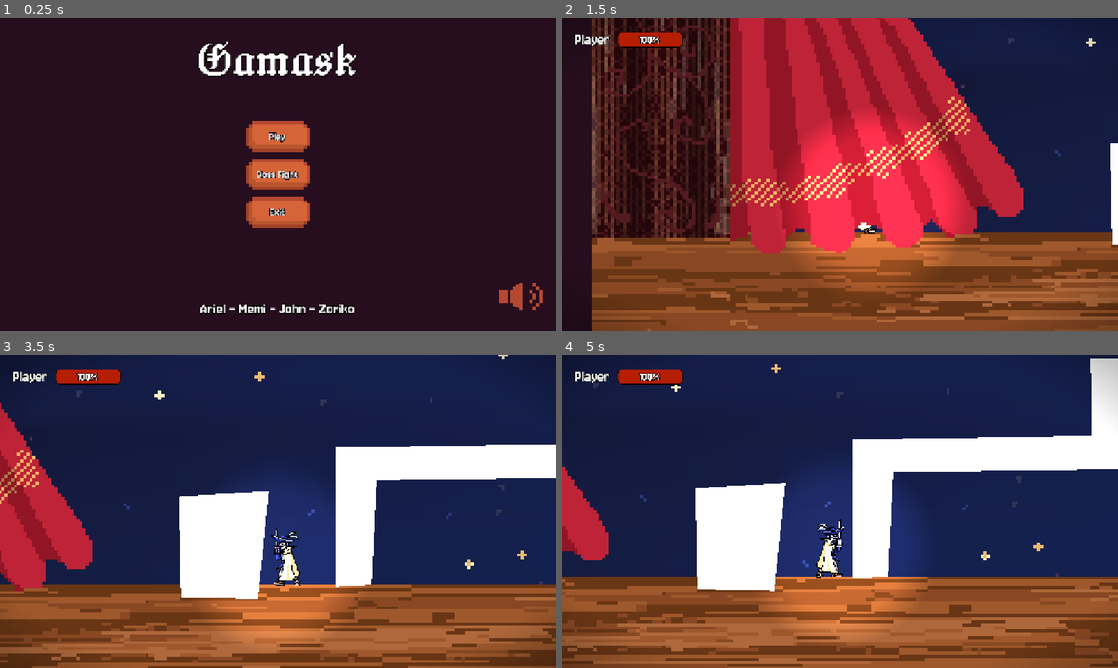
Above: before the commit, frames 1-4 (two rows, left to right).
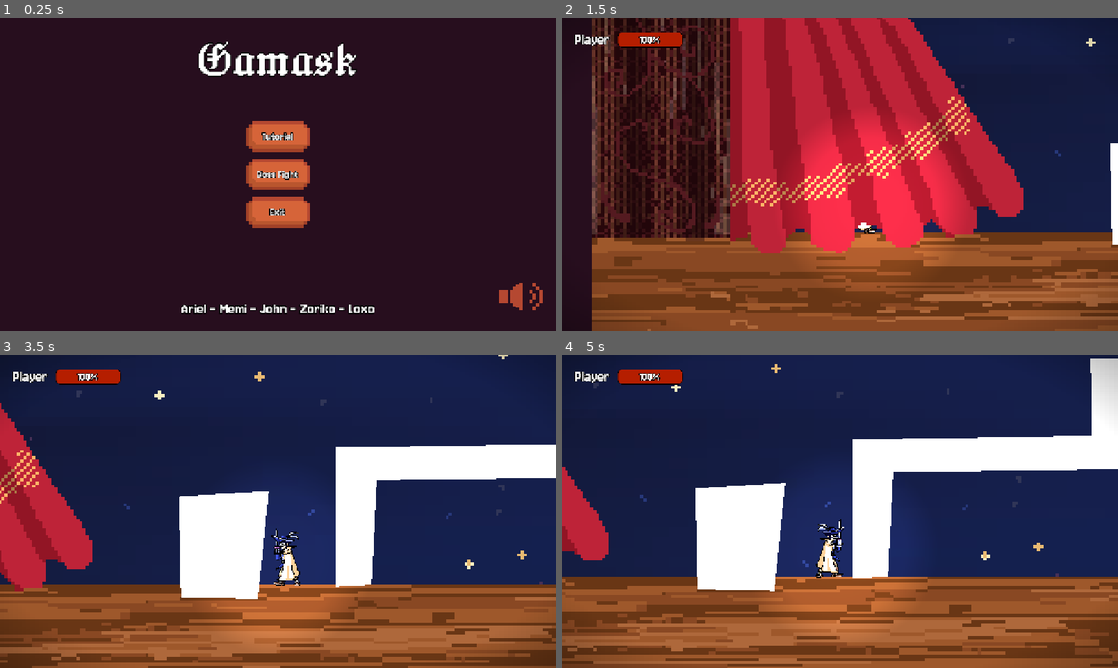
Above: after the commit, the same moments.

Repository: Jeremy-81/GamaBanda
Game: Godot game, scene res://scenes/menu/menu.tscn
Two runs of this game, one before a commit and one after it. Both use one fixed random seed, a clock stepped at 60 frames per second and the inputs below.
Inputs (mouse positions are in pixels of both pictures, inside the frame that each line leads up to):
- Up to frame 1 (0.25 s): no input
- Up to frame 2 (1.5 s): click "Play" (after the commit: "Tutorial") at 0.5 s; move the mouse to (962, 158) at 1.27 s; press the mouse at (962, 158) at 1.28 s; hold D (go_right) from 1.28 s (still down)
- Up to frame 3 (3.5 s): tap Space (jump) at 1.52, 2.27 s; move the mouse to (166, 527) at 2.02 s; release the mouse at (166, 527) at 2.03 s; click (166, 527) at 2.1 s; move the mouse to (333, 442) at 2.77 s; release D (go_right) at 2.78 s; press the mouse at (333, 442) at 2.78 s; hold A (go_left) from 2.78 s (still down); tap Shift (dash) at 2.85 s
- Up to frame 4 (5 s): move the mouse to (812, 574) at 3.52 s; release A (go_left) at 3.53 s; release the mouse at (812, 574) at 3.53 s; hold D (go_right) from 3.53 s (still down); click (812, 574) at 3.6 s; tap Space (jump) at 3.77, 4.52 s; move the mouse to (1006, 558) at 4.27 s; press the mouse at (1006, 558) at 4.28 s

The runs differ from the first frame. In frame 1, 0.9% of the frame differs, in the area x 32-68%, y 36-95%; in frame 2, 0.4%; in frame 3, 0.4%; in frame 4, 0.4%.

Commit message:
Boss fight 2.0

Diff:
--- a/scenes/boss_attacks/homing_attack/homing_attack.tscn
+++ b/scenes/boss_attacks/homing_attack/homing_attack.tscn
@@ -88,9 +88,9 @@
 
 [node name="HomingAttack" type="AnimatableBody2D" unique_id=1234559325]
 script = ExtResource("1_tih41")
-damage = 5.0
+damage = 7.0
 speed = 330.0
-lifetime = 5.0
+lifetime = 3.5
 label_attack = "Weeeeeeeea"
 
 [node name="Label" type="Label" parent="." unique_id=2082191566]
--- a/scenes/boss_fight.tscn
+++ b/scenes/boss_fight.tscn
@@ -7,10 +7,119 @@
 [ext_resource type="PackedScene" uid="uid://bobfy0d4m1l1k" path="res://scenes/base_map/base_map.tscn" id="5_67f06"]
 [ext_resource type="Texture2D" uid="uid://cboed4su4o3y4" path="res://assets/level/cloud.png" id="6_31neg"]
 
+[sub_resource type="RectangleShape2D" id="RectangleShape2D_x4w2v"]
+size = Vector2(100, 30)
+
+[sub_resource type="Gradient" id="Gradient_adyqv"]
+offsets = PackedFloat32Array(0.3253012, 0.6686747, 1)
+colors = PackedColorArray(1, 1, 1, 1, 1, 1, 1, 0.88659793, 1, 1, 1, 0)
+
+[sub_resource type="GradientTexture2D" id="GradientTexture2D_ewvlg"]
+gradient = SubResource("Gradient_adyqv")
+fill = 1
+fill_from = Vector2(0.5, 0.5)
+fill_to = Vector2(1, 0.5)
+
+[sub_resource type="Animation" id="Animation_31neg"]
+resource_name = "Boss_movement_attack"
+length = 60.0
+loop_mode = 1
+tracks/0/type = "value"
+tracks/0/imported = false
+tracks/0/enabled = true
+tracks/0/path = NodePath("Boss:position")
+tracks/0/interp = 1
+tracks/0/loop_wrap = true
+tracks/0/keys = {
+"times": PackedFloat32Array(0, 3.0666666, 5.1, 8, 10.033334, 13.033334, 16, 18.133333, 21.033333, 23.133333, 26.233334, 30.2, 32.133335, 34.966667, 37.1, 40.1, 46.066666, 48.266666, 51.166668, 53.1, 57.966667),
+"transitions": PackedFloat32Array(1, 1, 1, 1, 1, 1, 1, 1, 1, 1, 1, 1, 1, 1, 1, 1, 1, 1, 1, 1, 1),
+"update": 0,
+"values": [Vector2(4, 290), Vector2(1129, 164), Vector2(-7, -166), Vector2(-7, -166), Vector2(-1543, 45), Vector2(-454, 528), Vector2(799, 479), Vector2(-8, -162), Vector2(-8, -162), Vector2(717, 547), Vector2(1351, 45), Vector2(-1341, 385), Vector2(-8, -126), Vector2(-8, -126), Vector2(-18, 440), Vector2(-1271, 497), Vector2(1251, 505), Vector2(-14, -190), Vector2(-14, -190), Vector2(-952, 220), Vector2(1067, 223)]
+}
+tracks/1/type = "method"
+tracks/1/imported = false
+tracks/1/enabled = true
+tracks/1/path = NodePath("Boss")
+tracks/1/interp = 1
+tracks/1/loop_wrap = true
+tracks/1/keys = {
+"times": PackedFloat32Array(5.466666, 6.133333, 7.133333, 18.733334, 19.266666, 19.933332, 20.3, 32.433334, 32.966667, 33.666668, 34.433334, 48.4, 48.966667, 49.533333, 50.233334, 50.666668),
+"transitions": PackedFloat32Array(1, 1, 1, 1, 1, 1, 1, 1, 1, 1, 1, 1, 1, 1, 1, 1),
+"values": [{
+"args": [],
+"method": &"attack"
+}, {
+"args": [],
+"method": &"attack"
+}, {
+"args": [],
+"method": &"attack"
+}, {
+"args": [],
+"method": &"attack"
+}, {
+"args": [],
+"method": &"attack"
+}, {
+"args": [],
+"method": &"attack"
+}, {
+"args": [],
+"method": &"attack"
+}, {
+"args": [],
+"method": &"attack"
+}, {
+"args": [],
+"method": &"attack"
+}, {
+"args": [],
+"method": &"attack"
+}, {
+"args": [],
+"method": &"attack"
+}, {
+"args": [],
+"method": &"attack"
+}, {
+"args": [],
+"method": &"attack"
+}, {
+"args": [],
+"method": &"attack"
+}, {
+"args": [],
+"method": &"attack"
+}, {
+"args": [],
+"method": &"attack"
+}]
+}
+
+[sub_resource type="Animation" id="Animation_x4w2v"]
+length = 0.001
+tracks/0/type = "value"
+tracks/0/imported = false
+tracks/0/enabled = true
+tracks/0/path = NodePath("Boss:position")
+tracks/0/interp = 1
+tracks/0/loop_wrap = true
+tracks/0/keys = {
+"times": PackedFloat32Array(0),
+"transitions": PackedFloat32Array(1),
+"update": 0,
+"values": [Vector2(4, 290)]
+}
+
+[sub_resource type="AnimationLibrary" id="AnimationLibrary_x4w2v"]
+_data = {
+&"Boss_movement_attack": SubResource("Animation_31neg"),
+&"RESET": SubResource("Animation_x4w2v")
+}
+
 [sub_resource type="Animation" id="Animation_85w88"]
 resource_name = "new_animation"
 length = 50.133335
-loop_mode = 1
 tracks/0/type = "value"
 tracks/0/imported = false
 tracks/0/enabled = true
@@ -30,12 +139,9 @@
 tracks/1/interp = 1
 tracks/1/loop_wrap = true
 tracks/1/keys = {
-"times": PackedFloat32Array(1, 3.2333333, 3.9333334, 4.6666665, 9.233334, 10.166667, 13.933333, 16, 17.166666, 19.7, 21.9, 25.7, 28.166666, 28.5, 29, 30.066668, 32.666668, 34.4, 35.933334, 38.8, 40.966667, 43.666668, 44.4, 46.1, 47.233334, 47.533333, 48.2),
-"transitions": PackedFloat32Array(1, 1, 1, 1, 1, 1, 1, 1, 1, 1, 1, 1, 1, 1, 1, 1, 1, 1, 1, 1, 1, 1, 1, 1, 1, 1, 1),
+"times": PackedFloat32Array(3.2333333, 3.9333334, 4.6666665, 9.233334, 10.166667, 13.933333, 16, 17.166666, 19.7, 21.9, 25.7, 28.166666, 28.5, 29, 30.066668, 32.666668, 34.4, 35.933334, 38.8, 40.966667, 43.666668, 44.4, 46.1, 47.233334, 47.533333, 48.2),
+"transitions": PackedFloat32Array(1, 1, 1, 1, 1, 1, 1, 1, 1, 1, 1, 1, 1, 1, 1, 1, 1, 1, 1, 1, 1, 1, 1, 1, 1, 1),
 "values": [{
-"args": [],
-"method": &"attack"
-}, {
 "args": [],
 "method": &"attack"
 }, {
@@ -137,19 +243,6 @@
 &"RESET": SubResource("Animation_67f06")
 }
 
-[sub_resource type="RectangleShape2D" id="RectangleShape2D_x4w2v"]
-size = Vector2(100, 30)
-
-[sub_resource type="Gradient" id="Gradient_adyqv"]
-offsets = PackedFloat32Array(0.3253012, 0.6686747, 1)
-colors = PackedColorArray(1, 1, 1, 1, 1, 1, 1, 0.88659793, 1, 1, 1, 0)
-
-[sub_resource type="GradientTexture2D" id="GradientTexture2D_ewvlg"]
-gradient = SubResource("Gradient_adyqv")
-fill = 1
-fill_from = Vector2(0.5, 0.5)
-fill_to = Vector2(1, 0.5)
-
 [node name="BossFight" type="Node2D" unique_id=1442488628]
 script = ExtResource("1_1hapx")
 
@@ -170,7 +263,7 @@
 player = NodePath("../Player")
 
 [node name="Boss" parent="." unique_id=623795894 node_paths=PackedStringArray("player") instance=ExtResource("3_7ydql")]
-position = Vector2(-1, -27)
+position = Vector2(4, 290)
 boss_name = "Méchant "
 hp = 100.0
 player = NodePath("../Player")
@@ -178,10 +271,6 @@
 [node name="RemoteTransform2D" type="RemoteTransform2D" parent="Boss" unique_id=629713711]
 position = Vector2(0, 525)
 remote_path = NodePath("../../PointLight2D")
-
-[node name="AnimationBoss" type="AnimationPlayer" parent="." unique_id=964214574]
-libraries/ = SubResource("AnimationLibrary_31neg")
-autoplay = &"Boss"
 
 [node name="Platforms" type="Node" parent="." unique_id=1446714928]
 
@@ -234,6 +323,15 @@
 one_way_collision = true
 
 [node name="PointLight2D" type="PointLight2D" parent="." unique_id=1479562897]
-position = Vector2(-1, 498)
+position = Vector2(1067, 748)
+color = Color(1, 1, 1, 0.6666667)
 texture = SubResource("GradientTexture2D_ewvlg")
 texture_scale = 8.0
+
+[node name="BossAnimation" type="AnimationPlayer" parent="." unique_id=1614531394]
+libraries/ = SubResource("AnimationLibrary_x4w2v")
+autoplay = &"Boss_movement_attack"
+
+[node name="OldAnimationBoss" type="AnimationPlayer" parent="." unique_id=964214574]
+active = false
+libraries/ = SubResource("AnimationLibrary_31neg")
--- a/scenes/levels/backstage_1/backstage_1.gd
+++ b/scenes/levels/backstage_1/backstage_1.gd
@@ -106,7 +106,7 @@
 
 func _on_end_area_area_entered(area):
 	$AnimationPlayer.play("end_tutorial");
-	close_curtains();
+
 	var tween = create_tween();
 	tween.tween_property($Camera2D, "global_position", Vector2.ZERO, 3.0);
 	tween.parallel();
@@ -114,6 +114,8 @@
 	tween.play();
 	pass;
 
+func _on_end_tutorial() -> void:
+	get_tree().change_scene_to_file("res://scenes/boss_fight.tscn")
 
 func open_curtains() -> void:
 	%Curtains/OpenLeft.show();
--- a/scenes/levels/backstage_1/backstage_1.tscn
+++ b/scenes/levels/backstage_1/backstage_1.tscn
@@ -134,6 +134,20 @@
 "update": 1,
 "values": [true]
 }
+tracks/2/type = "method"
+tracks/2/imported = false
+tracks/2/enabled = true
+tracks/2/path = NodePath(".")
+tracks/2/interp = 1
+tracks/2/loop_wrap = true
+tracks/2/keys = {
+"times": PackedFloat32Array(3.9666667),
+"transitions": PackedFloat32Array(1),
+"values": [{
+"args": [],
+"method": &"_on_end_tutorial"
+}]
+}
 
 [sub_resource type="AnimationLibrary" id="AnimationLibrary_loovp"]
 _data = {
@@ -456,6 +470,7 @@
 
 [node name="PointLight2D" type="PointLight2D" parent="." unique_id=1749480853]
 position = Vector2(-2004, 405)
+color = Color(1, 1, 1, 0.6666667)
 energy = 0.5
 texture = SubResource("GradientTexture2D_ewvlg")
 texture_scale = 8.0
--- a/scenes/menu/menu.tscn
+++ b/scenes/menu/menu.tscn
@@ -67,10 +67,10 @@
 theme_override_constants/separation = 17
 alignment = 1
 
-[node name="Play" type="Button" parent="MarginContainer/MenuContainer/VBoxContainer/VBoxContainer" unique_id=993924126]
+[node name="Tutorial" type="Button" parent="MarginContainer/MenuContainer/VBoxContainer/VBoxContainer" unique_id=993924126]
 layout_mode = 2
 size_flags_vertical = 6
-text = "Play"
+text = "Tutorial"
 
 [node name="BossFight" type="Button" parent="MarginContainer/MenuContainer/VBoxContainer/VBoxContainer" unique_id=1354137266]
 layout_mode = 2
@@ -91,7 +91,7 @@
 [node name="Version" type="Label" parent="MarginContainer/MenuContainer/VBoxContainer" unique_id=859609522]
 layout_mode = 2
 size_flags_vertical = 10
-text = "Ariel - Memi - John - Zoriko"
+text = "Ariel - Memi - John - Zoriko - Loxo"
 horizontal_alignment = 1
 
 [node name="VBoxContainer3" type="VBoxContainer" parent="MarginContainer/MenuContainer" unique_id=374874377]
@@ -146,7 +146,7 @@
 size_flags_vertical = 4
 text = "Back"
 
-[connection signal="pressed" from="MarginContainer/MenuContainer/VBoxContainer/VBoxContainer/Play" to="." method="_on_play_pressed"]
+[connection signal="pressed" from="MarginContainer/MenuContainer/VBoxContainer/VBoxContainer/Tutorial" to="." method="_on_play_pressed"]
 [connection signal="pressed" from="MarginContainer/MenuContainer/VBoxContainer/VBoxContainer/BossFight" to="." method="_on_play_2_pressed"]
 [connection signal="pressed" from="MarginContainer/MenuContainer/VBoxContainer/VBoxContainer/Credits" to="." method="_on_credits_pressed"]
 [connection signal="pressed" from="MarginContainer/MenuContainer/VBoxContainer/VBoxContainer/Exit" to="." method="_on_exit_pressed"]
